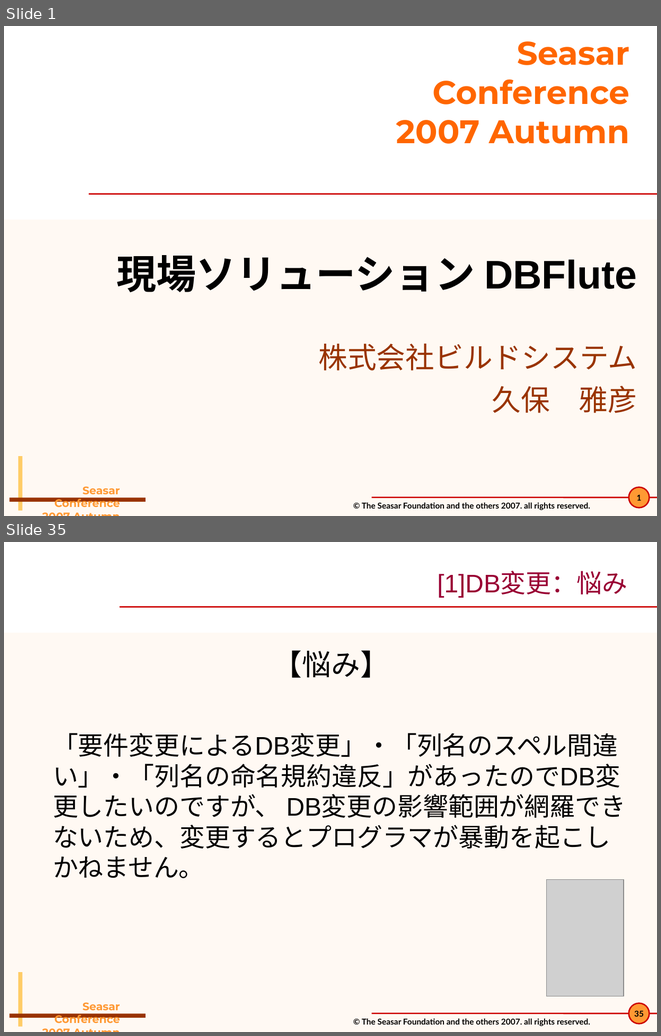
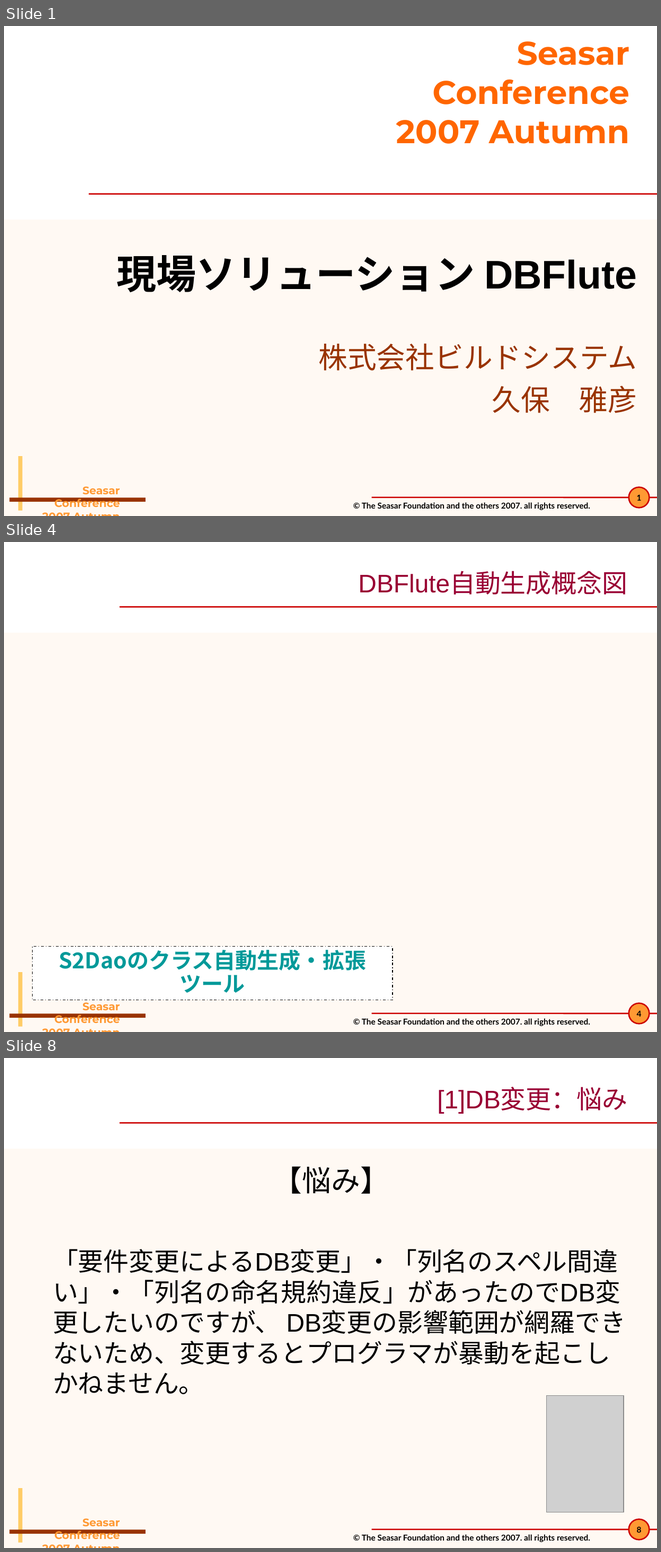
Before and after one commit to seasarorg/dbflute, a slide deck: dbflute/etc/doc/pres/sc2007a_2-DBFlute.ppt. Shown one above the other, each under a label of ours: slides 1 and 35 before the commit, slides 1, 4 and 8 after it; the slides between them are not shown. The pictures are 661x1036 and 661x1552 pixels, drawn with LibreOffice and Linux fonts; fonts in the diff are those of the drawing; grey boxes stand for pictures; background and template pictures are left out. Boxes give left, top, right and bottom in pixels: in the first picture for what was removed or moved away, otherwise in the second. Text is boxed around its words. In the diff, an @@ line names an element or a change of style, - is before the commit and + after.

```diff
--- a/dbflute/etc/doc/pres/sc2007a_2-DBFlute.ppt
+++ b/dbflute/etc/doc/pres/sc2007a_2-DBFlute.ppt
@@ slide 4 added at bbox=[4, 542, 657, 1032], background picture (left out); not listed: 8 template elements that a slide beside it also shows @@
@@ title added at bbox=[358, 572, 627, 594], 28 pt, text #990033 @@
+DBFlute自動生成概念図
@@ rectangle added at bbox=[32, 946, 392, 1000], fill #FFFFFF, outline #000000 0.74 pt dashed, 24 pt, text #009999, bold @@
+S2Daoのクラス自動生成・拡張ツール
@@ what was slide 35 is now slide 8 @@
@@ page number at bbox=[637, 1526, 642, 1532]: text changed @@
-35
+8
```
Also in this commit, not shown: 5 slides changed, 5 other slides added, 7 slides removed, 13 other files.
